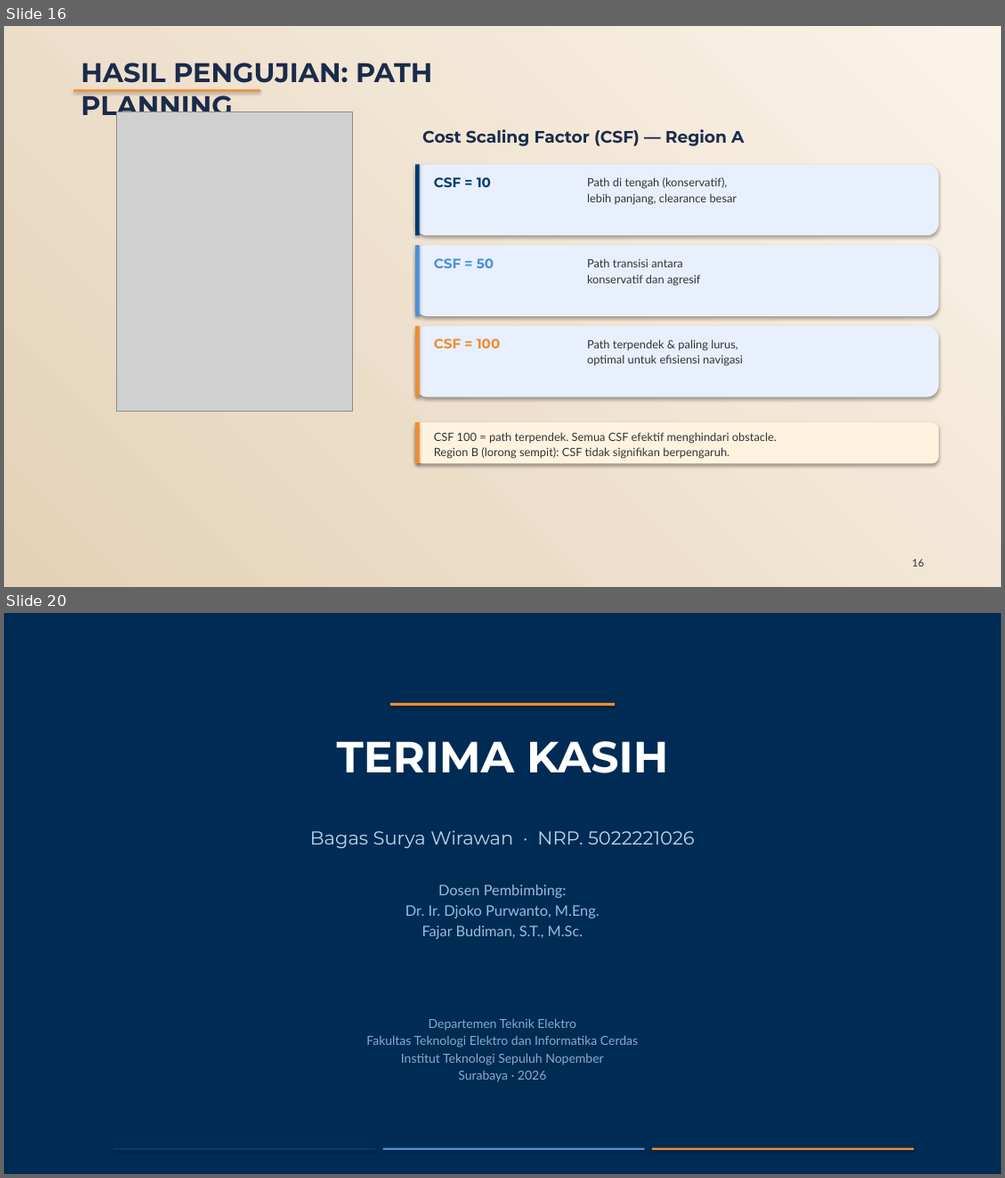
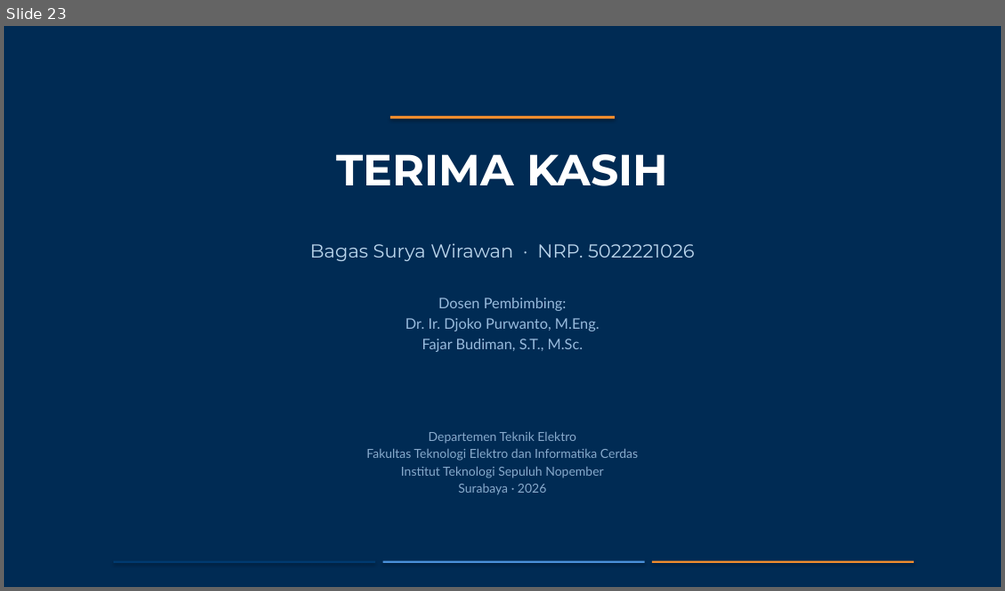
Before and after one commit to bagaswizard/Buku_TA, a slide deck: Presentasi_Sidang_TA.pptx. Shown one above the other, each under a label of ours: slides 16 and 20 before the commit, slide 23 after it; the slides between them are not shown. The pictures are 1005x1178 and 1005x591 pixels, drawn with LibreOffice and Linux fonts; fonts in the diff are those of the drawing; grey boxes stand for pictures. Boxes give left, top, right and bottom in pixels: in the first picture for what was removed or moved away, otherwise in the second. Text is boxed around its words. In the diff, an @@ line names an element or a change of style, - is before the commit and + after.

```diff
--- a/Presentasi_Sidang_TA.pptx
+++ b/Presentasi_Sidang_TA.pptx
@@ slide 16 removed at [4, 26, 1001, 587], background gradient #FBF3E8 to #E4D2B8 @@
@@ text removed at [81, 62, 432, 122] @@
-HASIL PENGUJIAN: PATH PLANNING
@@ rectangle removed at [73, 89, 260, 92] @@
@@ picture removed at [116, 112, 353, 411] @@
@@ text removed at [422, 129, 744, 146] @@
-Cost Scaling Factor (CSF) — Region A
@@ rounded rectangle removed at [415, 164, 938, 235] @@
@@ rectangle removed at [415, 164, 420, 235] @@
@@ text removed at [434, 177, 491, 187] @@
-CSF = 10
@@ text removed at [587, 177, 737, 205] @@
-Path di tengah (konservatif),
-lebih panjang, clearance besar
@@ rounded rectangle removed at [415, 245, 938, 316] @@
@@ rectangle removed at [415, 245, 420, 316] @@
@@ text removed at [434, 258, 494, 268] @@
-CSF = 50
@@ text removed at [587, 258, 700, 285] @@
-Path transisi antara
-konservatif dan agresif
@@ rounded rectangle removed at [415, 326, 938, 397] @@
@@ rectangle removed at [415, 326, 420, 397] @@
@@ text removed at [434, 338, 501, 348] @@
-CSF = 100
@@ text removed at [587, 339, 743, 366] @@
-Path terpendek & paling lurus,
-optimal untuk efisiensi navigasi
@@ rounded rectangle removed at [415, 422, 938, 464] @@
@@ rectangle removed at [415, 422, 420, 464] @@
@@ text removed at [434, 432, 777, 458] @@
-CSF 100 = path terpendek. Semua CSF efektif menghindari obstacle.
-Region B (lorong sempit): CSF tidak signifikan berpengaruh.
@@ text removed at [912, 558, 923, 566] @@
-16
@@ what was slide 20 is now slide 23 @@
```
Also in this commit, not shown: 9 slides changed, 5 slides added, 1 other slide removed, 20 other files.
